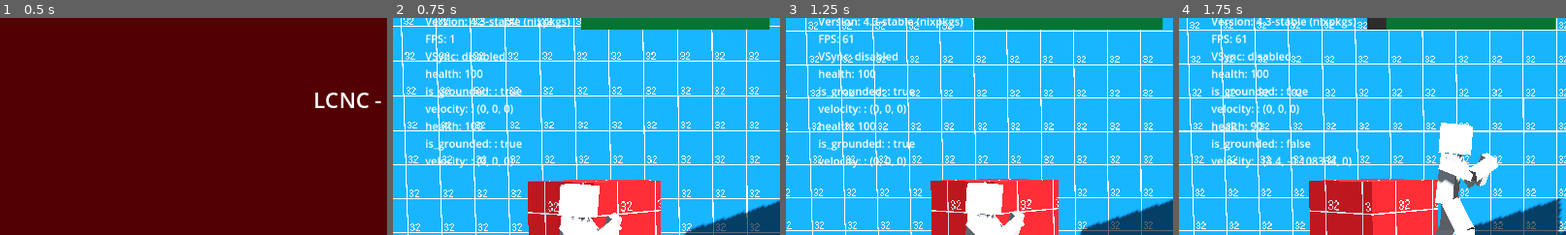
Above: before the commit, frames 1-4 (left to right).
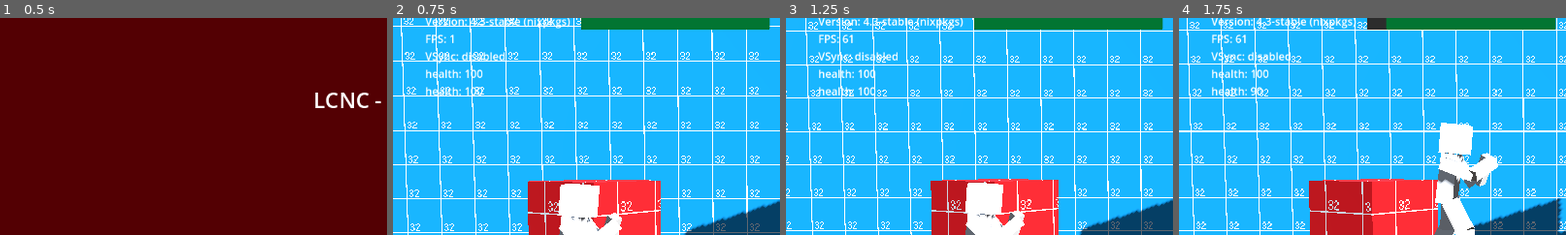
Above: after the commit, the same moments.

Repository: miklaskarjalainen/KioskKnockout
Game: Godot game, scene res://src/scenes/UI.tscn
Same seed, same stepped clock (60 frames per second), same inputs: the game is played once before the commit and once after it.
Inputs (mouse positions are % of the whole screen's width and height, from its top left):
- Up to frame 1 (0.5 s): no input
- Up to frame 2 (0.75 s): click "Play" at 0.5 s
- Up to frame 3 (1.25 s): no input
- Up to frame 4 (1.75 s): move the mouse to (72, 45) at 1.27 s; hold D (kb_right) from 1.28 s (still down); tap K (kb_normal_action) at 1.35 s; click (72, 45) at 1.42 s; tap Space (kb_jump) at 1.52 s
The pictures show only the part of the screen within x 0-50%, y 8-58%; the shares and areas given below are measured in that part.

Frame 1 is identical in both runs. In frame 2, 2.0% of the frame differs, in the area x 8-34%, y 31-70%; in frame 3, 2.1%; in frame 4, 2.3%, in the area x 8-45%, y 31-70%.

Commit message:
add jump buffers

Diff:
--- a/src/actors/PlayerController.gd
+++ b/src/actors/PlayerController.gd
@@ -1,6 +1,8 @@
 extends Node
 
 const GRAVITY := 52.0
+# 0 = no buffering allowed, 1 = 1 frame, etc... (Physics frames)
+const JUMP_BUFFER_FRAMES := 4
 
 @export var player: Player = null
 
@@ -8,13 +10,16 @@
 @export var JumpVelocity: float = 8.8
 @export var JumpHoldStr: float = 12.5
 
+var _jump_buffer: int = 0
+
 func is_grounded() -> bool:
 	return player.is_on_floor()
 
 func _ground_movement(delta: float) -> void:
 	# Handle jump.
-	if Input.is_action_just_pressed(player.InputJump):
+	if _jump_buffer > -1:
 		player.velocity.y = JumpVelocity
+		_jump_buffer = -1
 
 	# Get the input direction and handle the movement/deceleration.
 	# As good practice, you should replace UI actions with custom gameplay actions.
@@ -32,8 +37,11 @@
 		player.velocity.y += JumpHoldStr * delta
 
 func _physics_process(delta: float) -> void:
-	Debug.add_line("is_grounded: ", is_grounded())
-	Debug.add_line("velocity: ", player.velocity)
+	if _jump_buffer > -1:
+		_jump_buffer -= 1
+
+	if Input.is_action_just_pressed(player.InputJump):
+		_jump_buffer = JUMP_BUFFER_FRAMES
 
 	if is_grounded():
 		_ground_movement(delta)
